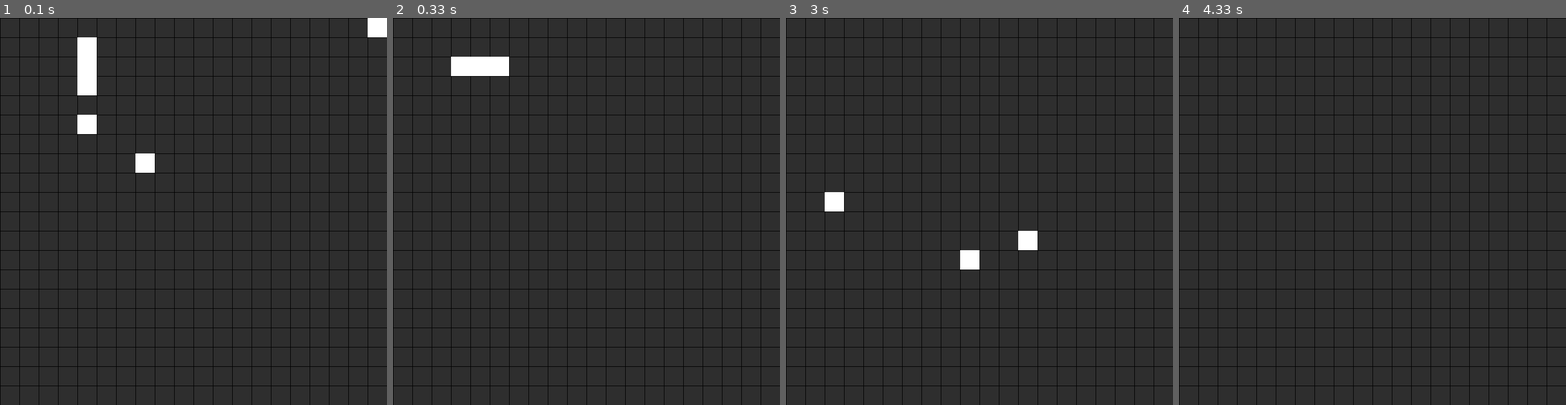
Above: before the commit, frames 1-4 (left to right).
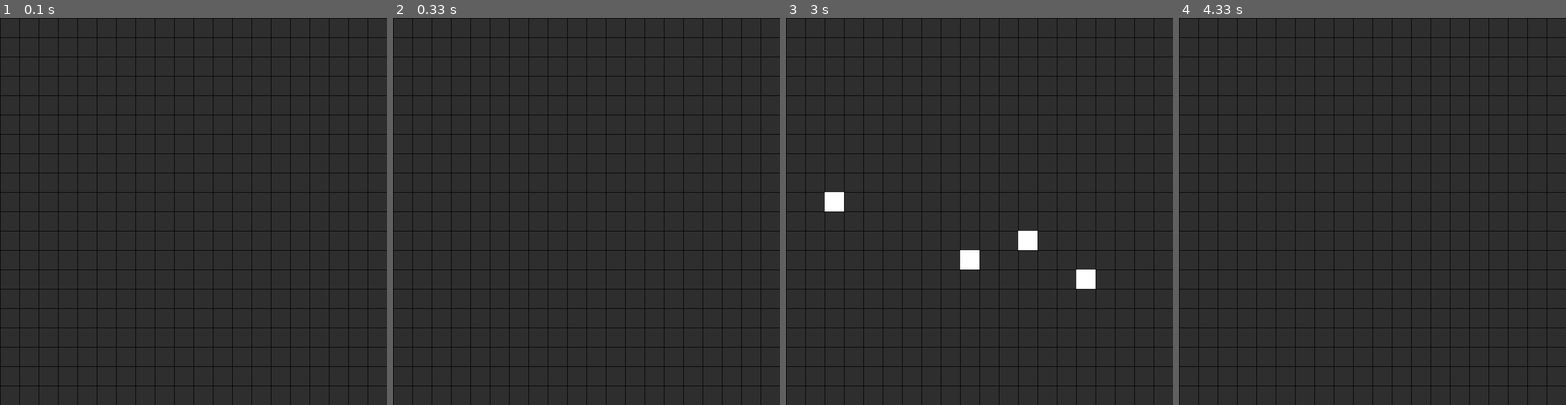
Above: after the commit, the same moments.

Repository: Froloket64/pyGameOfLife
Game: pygame game, started from life.py
The game is run twice, just before and just after one commit, with the same random seed, the same clock (stepped at 60 frames per second) and the same inputs.
Inputs (mouse positions are in pixels of both pictures, inside the frame that each line leads up to):
- Up to frame 1 (0.1 s): no input
- Up to frame 2 (0.33 s): no input
- Up to frame 3 (3 s): tap Space at 0.33 s; click (886, 215) at 0.8 s; hold R 1.07-1.53 s; move the mouse to (1025, 246) at 1.57 s; click (1025, 246) at 1.7 s; move the mouse to (840, 199) at 1.97 s; click (840, 199) at 2.1 s; click (979, 257) at 2.5 s; click (1080, 273) at 2.9 s
- Up to frame 4 (4.33 s): click (1473, 176) at 3.3 s; tap Space at 3.57 s

The runs differ from the first frame. In frame 1, 1.5% of the frame differs, in the area x 20-100%, y 0-40%; in frame 2, 0.8%; in frame 3, 0.2%; in frame 4, nothing differs.

Commit message:
A little comment rewrite; Base config deletion; fps -> 10; timeScale value assertion

Diff:
--- a/life.py
+++ b/life.py
@@ -1,7 +1,6 @@
 ## TODO:
 ## 1. Make a better neighborShow implementation
 ## ? 2. Rewrite the whole damn thing to be more functional programming-like
-## 3. Add pause functionality
 
 ## Imports
 from os import system
@@ -13,13 +12,14 @@
 pg.init()
 clock = pg.time.Clock()
 
-print('''"""
+print('''
+"""
 Key Bindings:
 
 esc - Exit
 space - Pause
 r - Clear
-"""''')
+"""''')  ## Yeah, that's just a hint for keybinds
 
 debug = 0  ## The level of debug info:
 ## 0: No output
@@ -41,8 +41,8 @@
 board = [[f'O:{h}:{v}:O' for v in range(size)] for h in range(size)]
 
 
-## A window instance
-windowSize = (720, 720)  ## The x overwidth is used for additional GUI
+## Creating a window instance
+windowSize = (720, 720)  ## A hint: you can add some width on [0] if you would like to make a tools section on the right, it'll not break anything
 window = pg.display.set_mode(windowSize)  ## Setting the window's size
 window.fill(GREY)  ## Setting the window's color
 
@@ -58,15 +58,6 @@
 
 ## Showing the board on the screen
 pg.display.update()
-
-
-## Base configuration (1st generation)
-board[0][size - 1] = board[0][size - 1].replace('O','X')
-board[1][4] = board[1][4].replace('O', 'X')
-board[2][4] = board[2][4].replace('O', 'X')
-board[3][4] = board[3][4].replace('O', 'X')
-board[5][4] = board[5][4].replace('O', 'X')
-board[7][7] = board[7][7].replace('O', 'X')
 
 
 ## Clearing the board
@@ -79,9 +70,10 @@
 			board[line][column] = cell.replace('X', 'O')
 
 
-fps = 5  ## Time between updates
-timeScale = 1  ## Oh yeeeah (pause)
+fps = 10  ## Well, FPS
+timeScale = 1  ## 1 == Time going (is that the word?); 0 == Time stopped (oh yeah)
 while True:  ## == "on each frame"
+	assert timeScale in (0, 1), "Wow, a strange thing mystifying: timeScale not 0 nor 1"
 	###  ! Events tracking  ###
 	for event in pg.event.get():  ## For each event happened,
 		if event.type == pg.QUIT:  ## If a cross (exit) button was pressed,
@@ -89,15 +81,15 @@
 			sys.exit()             ## (properly)
 
 		if event.type == pg.KEYDOWN:  ## - Key Bindings -
-			if event.key == pg.K_ESCAPE:
-				pg.quit()  ##         |-- Exit
-				sys.exit()  ##        |
-
-			if event.key == pg.K_SPACE:
-				timeScale = (timeScale + 1) % 2
-
-			if event.key == pg.K_r:
-				clear(board)
+			if event.key == pg.K_ESCAPE:  ## esc
+				pg.quit()  ##  |-- Exit
+				sys.exit()  ## |
+
+			if event.key == pg.K_SPACE:  ## space
+				timeScale = (timeScale + 1) % 2  ## Well, if not going in detail, stop/resume time on space press
+
+			if event.key == pg.K_r:  ## r
+				clear(board)  ## "Clearing the board"
 
 		if event.type == pg.MOUSEBUTTONDOWN:  ## - Mouse Bindings -
 			if event.button == 1:  ## If LMB is pressed
@@ -115,9 +107,9 @@
 					board[ceil(y // l)][ ceil(x // l) ] = board[ceil(y // l)][ ceil(x // l) ].replace('X', 'O')  ## Make the cell under cursor dead
 
 			elif (event.button == 4) and (fps + 1 != 10):  ## On scroll up
-				fps += 1  ## Increase the speed (to the max of 10FPS)
-			if (event.button == 5) and (fps - 1 != 0):  ## On scroll down (and fps don't go into 0),
-				fps -= 1  ## Decrease the speed
+				fps += 1  ## Increase the speed (to the max of 15FPS)
+			if (event.button == 5) and (fps - 1 != 0):  ## On scroll down
+				fps -= 1  ## Decrease the speed (if only fps don't turn 0)
 
 
 	## Redrawing the grey squares,
@@ -220,7 +212,4 @@
 
 	pg.display.update()  ## Updating the screen
 
-	clock.tick(fps)  ## This one is more correct in terms
-	##                  of setting the FPS of the game,
-	##                  but I just want it to wait for a
-	##                  certain time
+	clock.tick(fps)  ## Setting the FPS (and speed of the game)
